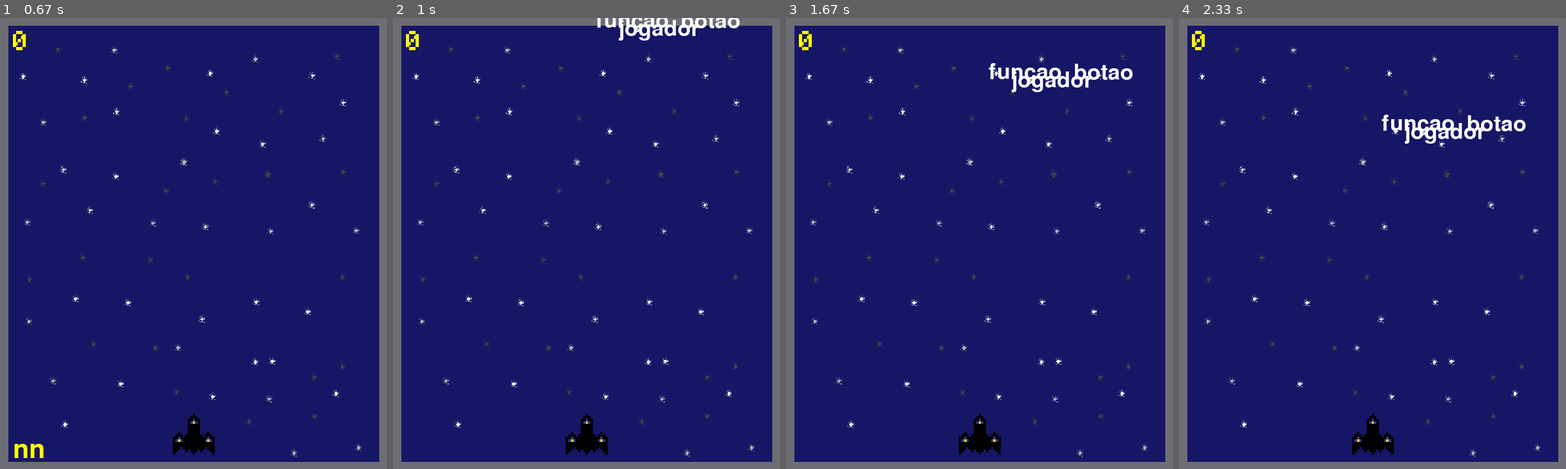
Above: before the commit, frames 1-4 (left to right).
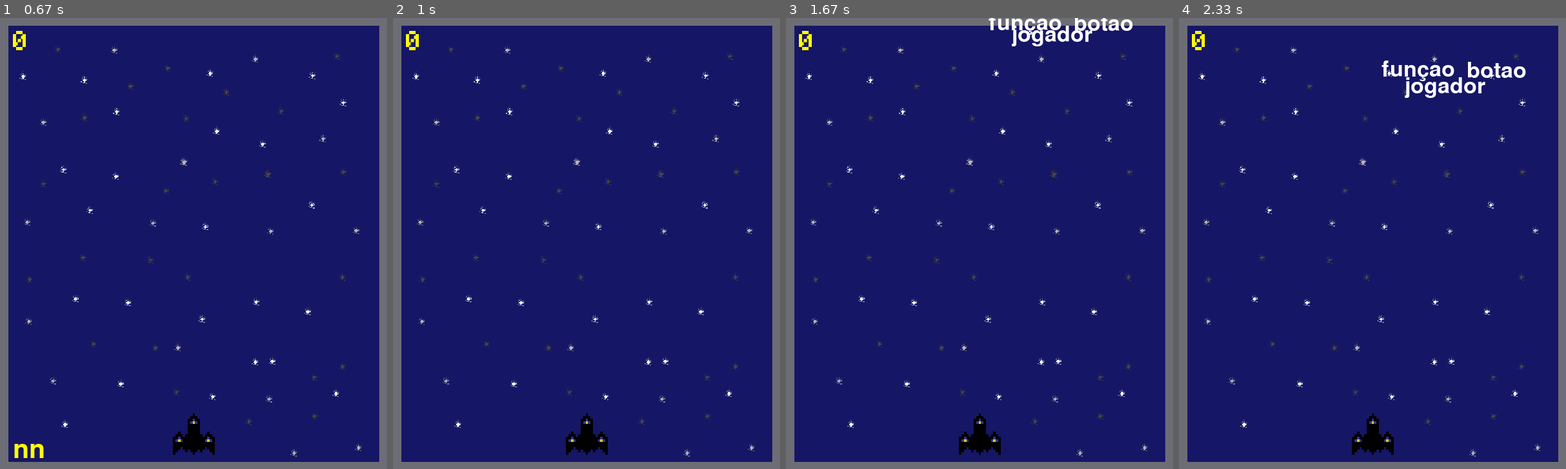
Above: after the commit, the same moments.

Repository: shoji04/pytype
Game: pygame game, started from pytype.py
Same seed, same stepped clock (60 frames per second), same inputs: the game is played once before the commit and once after it.
Inputs:
- Up to frame 1 (0.67 s): type "ann" at 0.33 s
- Up to frame 2 (1 s): tap Enter at 0.67 s
- Up to frame 3 (1.67 s): no input
- Up to frame 4 (2.33 s): no input

Frame 1 is identical in both runs. In frame 2, 0.8% of the frame differs, in the area x 52-90%, y 0-5%; in frame 3, 1.8%; in frame 4, 1.8%, in the area x 52-90%, y 9-28%.

Commit message:
troquei a musica e diminui um pouco a velocidade, o arquivo da nave ja estava funcionando

Diff:
--- a/pytype.py
+++ b/pytype.py
@@ -41,7 +41,7 @@
 
 # Carregando e reproduzindo a música de fundo
 pygame.mixer.init()
-pygame.mixer.music.load('assets/musica/musica.mp3')
+pygame.mixer.music.load('assets/musica/musicaboa.mp3')
 pygame.mixer.music.play(-1)
 
 # Lista de palavras
@@ -66,7 +66,7 @@
 
 # Pontuação
 pontuacao = 0
-word_speed = 2  # Inicializa a velocidade da palavra
+word_speed = 1.5  # Inicializa a velocidade da palavra
 
 poder_especial_ativo = False
 tempo_poder_especial = 2  # Duração do poder especial em segundos
@@ -163,7 +163,7 @@
     shots = pygame.sprite.Group()
 
     pontuacao = 0
-    word_speed = 2  # Reinicia a velocidade da palavra
+    word_speed = 1.5  # Reinicia a velocidade da palavra
 
 def render_text(text, font_size, color, x, y, font_path=None):
     font = pygame.font.Font(font_path, font_size) if font_path else pygame.font.Font(None, font_size)
Not shown, removed: assets/musica/musica.mp3
Not shown, added: assets/musica/musicaboa.mp3
